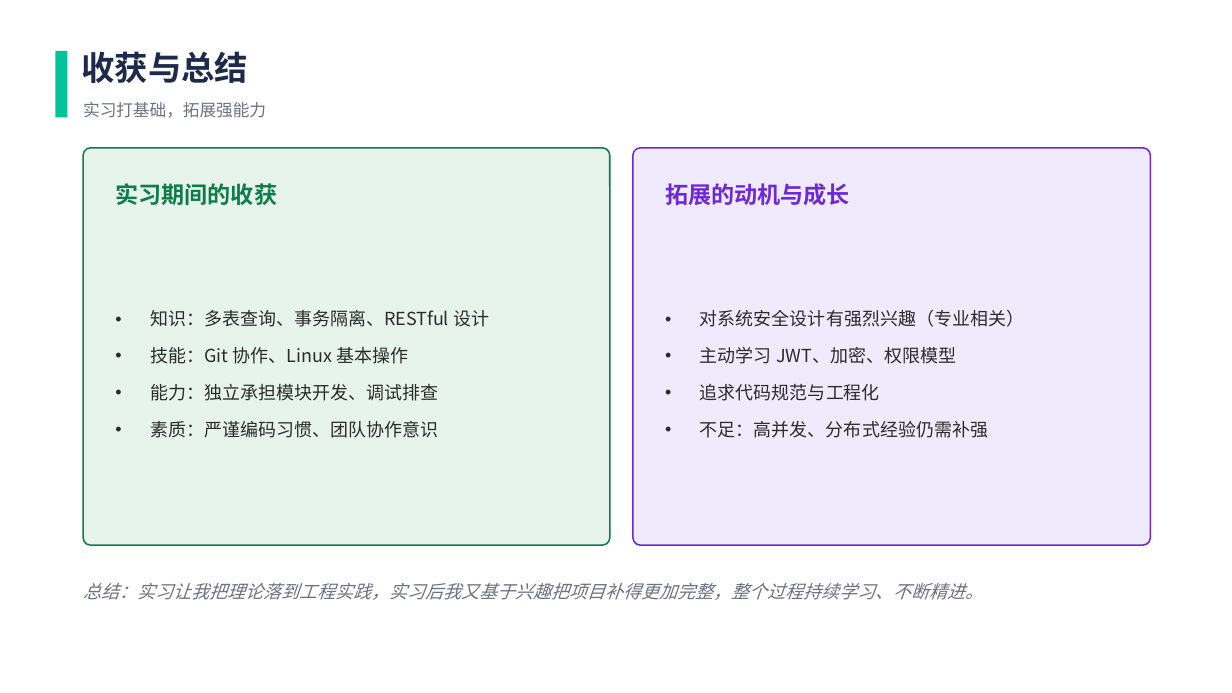
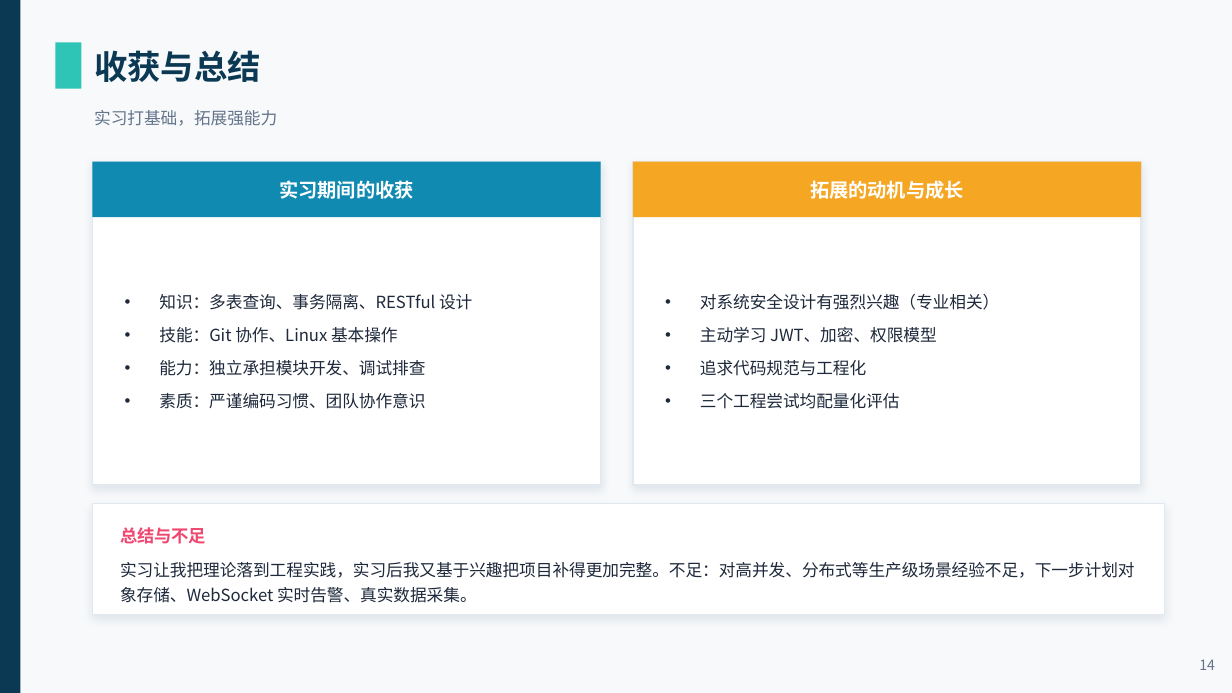
Before and after one commit to CloudGiaohaooo/smart-classroom, a slide deck: slide 14 of 答辩材料/答辩PPT-实习与拓展划分版.pptx (slide 12 before the commit). Drawn at 1232x693 pixels with LibreOffice and Linux fonts; fonts in the diff are those of the drawing. Boxes give left, top, right and bottom in pixels: in the first picture for what was removed or moved away, otherwise in the second. Text is boxed around its words. In the diff, an @@ line names an element or a change of style, - is before the commit and + after.

Commit message:
feat: traceId链路追踪 + 研究味文档(决策/评估/局限/问题) + 重做答辩PPT
按导师+HR双视角评审补齐：可观测性、主张—证据、诚实边界、设计决策。

- 后端：TraceIdFilter + logback 模板 + 2 个单测；SecurityConfig 暴露 X-Trace-Id
- 新增 docs/DESIGN_DECISIONS / EVALUATION / LIMITATIONS / PROBLEM
- README 顶部重写：30 秒电梯陈述 + 量化结果 + 闭环故事线 + 文档索引
- 重做两份答辩 PPT（吸收量化结果 / 技术决策 / 评估局限 / 三个工程尝试）
- 答辩话术 4 份同步更新（含 traceId 与设计决策问答）

mvn test 61 全绿（含 2 个 traceId 单测，Testcontainers 无 Docker 自动跳过 2）

```diff
--- a/答辩材料/答辩PPT-实习与拓展划分版.pptx
+++ b/答辩材料/答辩PPT-实习与拓展划分版.pptx
@@ background #FFFFFF to #F7F9FB @@
@@ rectangle added at [0, 0, 20, 693], fill #0B3954 @@
@@ rectangle: place and size @@
-rectangle at [55, 51, 67, 117]
+rectangle at [55, 43, 81, 89]
@@ rectangle at [55, 43, 81, 89]: fill #02C39A to #2EC4B6 @@
@@ text "收获与总结": place and size @@
-text "收获与总结" at [81, 51, 248, 83]
+text "收获与总结" at [94, 50, 261, 82]
@@ text "收获与总结" at [94, 50, 261, 82]: text colour #1E2A4A to #0B3954 @@
@@ text "实习打基础，拓展强能力": place and size @@
-text "实习打基础，拓展强能力" at [83, 102, 266, 118]
+text "实习打基础，拓展强能力" at [94, 110, 277, 126]
@@ text "实习打基础，拓展强能力" at [94, 110, 277, 126]: text colour #6B7280 to #64748B @@
@@ rounded rectangle removed at [83, 148, 610, 545] @@
@@ rounded rectangle removed at [633, 148, 1151, 545] @@
@@ text "实习期间的收获": place and size @@
-text "实习期间的收获" at [115, 183, 277, 205]
+text "实习期间的收获" at [279, 180, 414, 199]
@@ text "实习期间的收获" at [279, 180, 414, 199]: size 18 to 15 pt, text colour #0E7C4B to #FFFFFF; alignment left to centre @@
@@ rectangle added at [92, 162, 601, 485], fill #FFFFFF, outline #E2E8F0 1 pt @@
@@ rectangle added at [92, 162, 601, 217], fill #118AB2 @@
@@ text "拓展的动机与成长": place and size @@
-text "拓展的动机与成长" at [665, 183, 850, 205]
+text "拓展的动机与成长" at [810, 180, 964, 199]
@@ text "拓展的动机与成长" at [810, 180, 964, 199]: size 18 to 15 pt, text colour #6D28D9 to #FFFFFF; alignment left to centre @@
@@ rectangle added at [633, 162, 1141, 485], fill #FFFFFF, outline #E2E8F0 1 pt @@
@@ rectangle added at [633, 162, 1141, 217], fill #F5A623 @@
@@ text "知识：多表查询、事务隔离、RESTful 设计": place and size @@
-text "知识：多表查询、事务隔离、RESTful 设计" at [150, 310, 489, 438]
+text "知识：多表查询、事务隔离、RESTful 设计" at [159, 294, 472, 409]
@@ text "知识：多表查询、事务隔离、RESTful 设计" at [159, 294, 472, 409]: size 14 to 13 pt, text colour #2B2B2B to #1E293B; less space between paragraphs @@
@@ text "对系统安全设计有强烈兴趣（专业相关）": place and size @@
-text "对系统安全设计有强烈兴趣（专业相关）" at [700, 310, 1024, 438]
+text "对系统安全设计有强烈兴趣（专业相关）" at [700, 294, 999, 409]
@@ text at [700, 294, 999, 376]: size 14 to 13 pt, text colour #2B2B2B to #1E293B in "对系统安全设计有强烈兴趣（专业相关）", "主动学习 JWT、加密、权限模型", "追求代码规范与工程化"; less space between paragraphs @@
@@ text at [700, 393, 900, 409]: text changed; size 14 to 13 pt; text colour #2B2B2B to #1E293B @@
-• 不足：高并发、分布式经验仍需补强
+• 三个工程尝试均配量化评估
@@ rectangle added at [92, 504, 1165, 615], fill #FFFFFF, outline #E2E8F0 1 pt @@
@@ text added at [120, 527, 206, 544], 13.5 pt, text #EF476F, bold @@
+总结与不足
@@ text at [120, 562, 1135, 603]: text changed; size 14 to 13 pt; text colour #6B7280 to #1E293B; italic off @@
-总结：实习让我把理论落到工程实践，实习后我又基于兴趣把项目补得更加完整，整个过程持续学习、不断精进。
+实习让我把理论落到工程实践，实习后我又基于兴趣把项目补得更加完整。不足：对高并发、分布式等生产级场景经验不足，下一步计划对象存储、WebSocket 实时告警、真实数据采集。
@@ text added at [1199, 659, 1215, 670], 11 pt, text #64748B @@
+14
```
Also in this commit, not shown: 9 other slides changed, 5 slides added, 3 slides removed, 17 other files.
